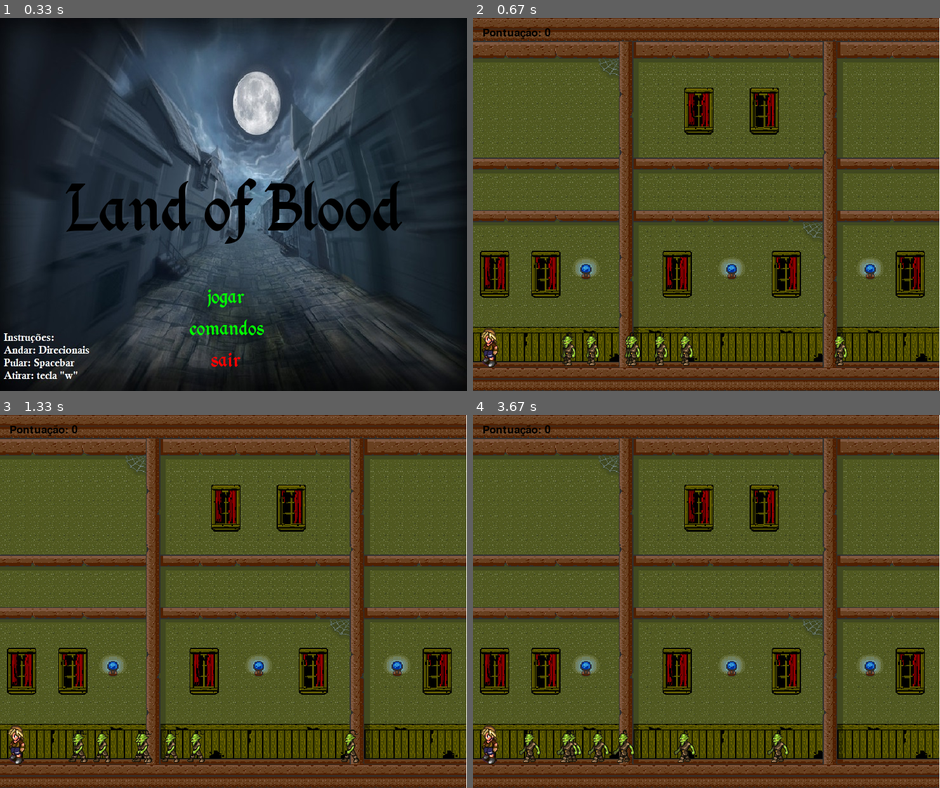
Above: before the commit, frames 1-4 (two rows, left to right).
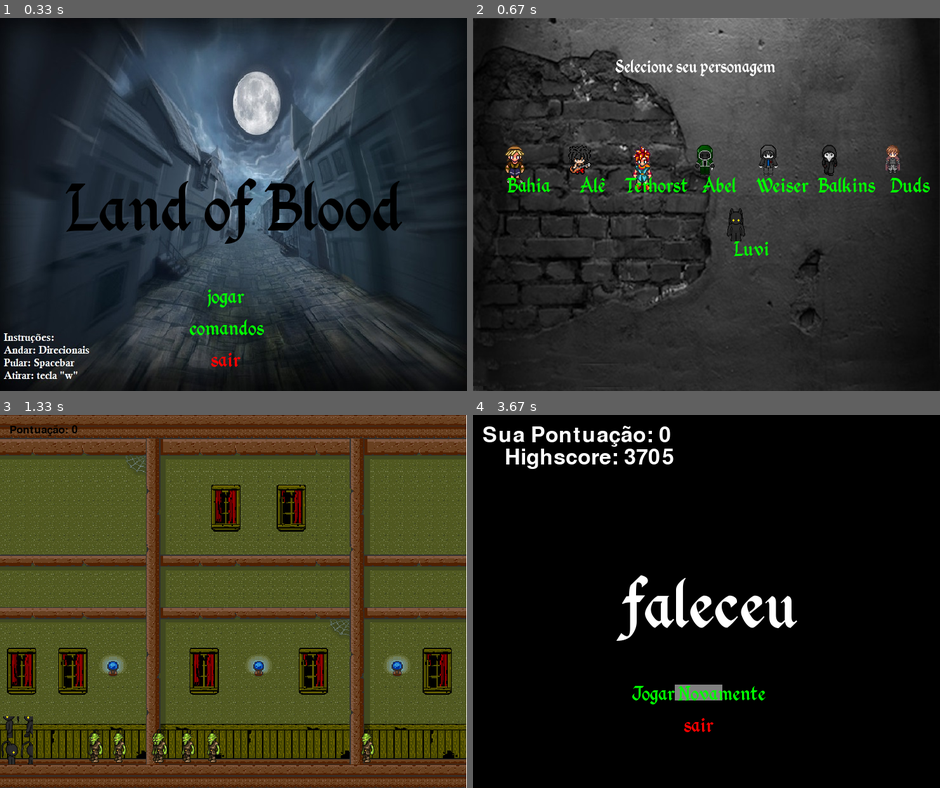
Above: after the commit, the same moments.

Repository: terhorstsouza/PYGAME---Gabriel---Thiago---Alexandre
Game: pygame game, started from jogo.py
Two runs of this game, one before a commit and one after it. Both use one fixed random seed, a clock stepped at 60 frames per second and the inputs below.
Inputs (mouse positions are in pixels of both pictures, inside the frame that each line leads up to):
- Up to frame 1 (0.33 s): no input
- Up to frame 2 (0.67 s): click "jogar" at 0.42 s
- Up to frame 3 (1.33 s): click (275, 646) at 0.77 s, where only the run after the commit has a clickable "Luvi"; click (224, 717) at 1.1 s, where only the run after the commit has a clickable "SIM!"
- Up to frame 4 (3.67 s): hold W 1.83-2.3 s; click "Jogar Novamente" at 3.5 s

Frame 1 is identical in both runs. In frame 2, 96% of the frame differs, in the area x 0-100%, y 0-100%; in frame 3, 2.3%; in frame 4, 96%.

Commit message:
Seleção de Personagens

Diff:
--- /dev/null
+++ b/jogador2 - Copy.png.txt
@@ -0,0 +1 @@
+jogador2 - Copy_01.png.png 4 4, jogador2 - Copy_02.png.png 45 2, jogador2 - Copy_03.png.png 88 4, jogador2 - Copy_04.png.png 129 2, jogador2 - Copy_05.png.png 6 59, jogador2 - Copy_06.png.png 46 59, jogador2 - Copy_07.png.png 89 59, jogador2 - Copy_08.png.png 132 59, jogador2 - Copy_09.png.png 6 114, jogador2 - Copy_10.png.png 47 114, jogador2 - Copy_11.png.png 89 114, jogador2 - Copy_12.png.png 132 114, jogador2 - Copy_13.png.png 3 169, jogador2 - Copy_14.png.png 44 167, jogador2 - Copy_15.png.png 86 169, jogador2 - Copy_16.png.png 128 167.
--- /dev/null
+++ b/jogador3.png.txt
@@ -0,0 +1 @@
+jogador3_01.png.png 7 1, jogador3_02.png.png 55 3, jogador3_03.png.png 103 1, jogador3_04.png.png 153 3, jogador3_05.png.png 9 75, jogador3_06.png.png 51 79, jogador3_07.png.png 105 75, jogador3_08.png.png 145 79, jogador3_09.png.png 9 147, jogador3_10.png.png 49 151, jogador3_11.png.png 105 147, jogador3_12.png.png 145 151, jogador3_13.png.png 7 219, jogador3_14.png.png 53 217, jogador3_15.png.png 103 219.
--- a/jogo.py
+++ b/jogo.py
@@ -32,6 +32,7 @@
 
 dano_mob = 10
 
+tela_HUB = pygame.image.load('tela_Hub.png')
 
 pygame.mixer.music.play(-1)
 
@@ -52,6 +53,15 @@
 branco = (255,255,255)
 
 tela_menu = pygame.image.load('menu_BG_2.jpg')
+
+jogador1 = pygame.image.load('jogador1.png')
+jogador2 = pygame.image.load('jogador2.png')
+jogador3 = pygame.image.load('jogador3.png')
+jogador4 = pygame.image.load('jogador4.png')
+jogador5 = pygame.image.load('jogador5.png')
+jogador6 = pygame.image.load('jogador6.png')
+jogador7 = pygame.image.load('jogador7.png')
+jogador8 = pygame.image.load('jogador8.png')
 
 
 
@@ -75,9 +85,27 @@
 
     parado = True
 
-    def __init__(self, position):
+    def __init__(self, position,personagem):
         pygame.sprite.Sprite.__init__(self)
-        self.sheet = pygame.image.load('personagem.png')
+
+        self.personagem = personagem
+        if self.personagem == jogador1:
+            self.sheet = pygame.image.load('personagem.png')
+        elif self.personagem == jogador2:
+            self.sheet = pygame.image.load('personagem2.png')
+        elif self.personagem == jogador3:
+            self.sheet = pygame.image.load('personagem3.png')
+        elif self.personagem == jogador4:
+            self.sheet = pygame.image.load('personagem4.png')
+        elif self.personagem == jogador5:
+            self.sheet = pygame.image.load('personagem5.png')
+        elif self.personagem == jogador6:
+            self.sheet = pygame.image.load('personagem6.png')
+        elif self.personagem == jogador7:
+            self.sheet = pygame.image.load('personagem7.png')
+        elif self.personagem == jogador8:
+            self.sheet = pygame.image.load('personagem8.png')
+
         self.sheet.set_clip(pygame.Rect(0, 0, 52, 76))
         self.image = self.sheet.subsurface(self.sheet.get_clip())
         self.rect = self.image.get_rect()
@@ -177,7 +205,7 @@
                 if self.rect.y <= 475:
                     self.directiony = 'baixo'
 
-player = Neguinho((0, 475))
+
 
 class MOBs(pygame.sprite.Sprite):
         walkRight = [pygame.image.load('R1E.png'), pygame.image.load('R2E.png'),\
@@ -261,9 +289,6 @@
                 print(len(morte))
                 print('morreu')
 
-
-all_sprites = pygame.sprite.Group()
-all_sprites.add(player)
 mobs = pygame.sprite.Group()
 
 def texto(texto, fonte, cor):
@@ -365,7 +390,7 @@
         tela.blit(TextSurf, TextRect)
 
         if butao('jogar', 318,425,75,25,(0,255,0),(128,128,128)):
-            return 1
+            return 5
         if butao('sair', 318,525,75,25,(255,0,0),(128,128,128)):
             return -1
 
@@ -421,6 +446,99 @@
 
         pygame.display.update()
         relogio.tick(15)
+
+
+def Comeco():
+    while True:
+        for evento in pygame.event.get():
+            if evento.type == pygame.QUIT:
+                return -1
+
+
+        tela.fill(preto)
+        TextSurf, TextRect = texto('Vamos Começar?', texto_grande, branco)
+        TextRect.center = ((375), (75))
+        tela.blit(TextSurf, TextRect)
+
+        if butao('SIM!',300,450,100,50,(0,255,0),(128,128,128)):
+            return 1
+
+
+        pygame.display.update()
+        relogio.tick(15)
+
+
+def character():
+
+    global player
+
+    while True:
+        for evento in pygame.event.get():
+            if evento.type == pygame.QUIT:
+                return -1
+
+        tela.blit(tela_HUB,[0,0])
+        TextSurf, TextRect = texto('Selecione seu personagem', texto_pequeno, branco)
+        TextRect.center = ((350), (75))
+        tela.blit(TextSurf, TextRect)
+
+        tela.blit(jogador1, [50,200])
+        tela.blit(jogador2, [150,200])
+        tela.blit(jogador3, [250,200])
+        tela.blit(jogador4, [350,200])
+        tela.blit(jogador5, [450,200])
+        tela.blit(jogador6, [550,200])
+        tela.blit(jogador7, [650,200])
+        tela.blit(jogador8, [400,300])
+
+        if butao('Bahia',50,250,75,25,(0,255,0),(128,128,128)):
+            player = Neguinho((0,475),jogador1)
+            return 6
+
+
+        if butao('Alê',150,250,75,25,(0,255,0),(128,128,128)):
+            player = Neguinho((0,475),jogador2)
+            return 6
+
+
+        if butao('Terhorst',250,250,75,25,(0,255,0),(128,128,128)):
+            player = Neguinho((0,475),jogador3)
+            print('ma oe')
+            return 6
+
+
+        if butao('Abel',350,250,75,25,(0,255,0),(128,128,128)):
+            player = Neguinho((0,475),jogador4)
+            return 6
+
+
+        if butao('Weiser',450,250,75,25,(0,255,0),(128,128,128)):
+            player = Neguinho((0,475),jogador5)
+            return 6
+
+
+        if butao('Balkins',550,250,75,25,(0,255,0),(128,128,128)):
+            player = Neguinho((0,475),jogador6)
+            return 6
+
+
+        if butao('Duds',650,250,75,25,(0,255,0),(128,128,128)):
+            player = Neguinho((0,475),jogador7)
+            return 6
+
+
+        if butao('Luvi',400,350,75,25,(0,255,0),(128,128,128)):
+            player = Neguinho((0,475),jogador8)
+            return 6
+
+
+
+
+        pygame.display.update()
+        relogio.tick(15)
+
+    all_sprites = pygame.sprite.Group()
+    all_sprites.add(player)
 
 lista_x = []
 
@@ -450,8 +568,6 @@
 
 pontuacao = [0]
 def jogo():
-
-    player = Neguinho((0, 475))
 
     contador_imagem = 'comeco'
 
@@ -593,6 +709,12 @@
         elif estado == 4:
             estado = pause()
 
+        elif estado == 5:
+            estado = character()
+
+        elif estado == 6:
+            estado = Comeco()
+
 
 
 
@@ -606,6 +728,11 @@
 #https://www.google.com/search?client=firefox-b-ab&biw=1696&bih=829&tbm=isch&sa=1&ei=6PYHW_7OLcqUwgSNjZrwCA&q=backgroun …(259 unchanged characters)…
 #https://pythonprogramming.net/adding-score-pygame-video-game/
 #https://www.youtube.com/watch?v=vc1pJ8XdZa0
+#https://lagoon-sadnes.deviantart.com/art/Shadow-Alpha-RPG-Sprites-376877868
+#https://forum.chaos-project.com/index.php?topic=13563.0
+#https://forums.rpgmakerweb.com/index.php?threads/how-do-i-use-different-sprites-for-the-overworld-map.87375/
+#https://m.forocoches.com/foro/showthread.php?t=4837674&page=6
+#https://lagoon-sadnes.deviantart.com/art/Playable-character-Hope-RPG-sprite-sheet-562827997
+#https://lagoon-sadnes.deviantart.com/art/Anonymous-Sprites-RPG-Maker-XP-344225765
+#http://www.hbgames.org/forums/viewtopic.php?f=10&t=75960
 #
-#
-#
--- /dev/null
+++ b/personagem - Copy.png.txt
@@ -0,0 +1 @@
+personagem - Copy_01.png.png 10 12, personagem - Copy_02.png.png 62 14, personagem - Copy_03.png.png 114 12, personagem - Copy_04.png.png 166 14, personagem - Copy_05.png.png 12 90, personagem - Copy_06.png.png 60 92, personagem - Copy_07.png.png 116 90, personagem - Copy_08.png.png 162 92, personagem - Copy_09.png.png 12 166, personagem - Copy_10.png.png 54 168, personagem - Copy_11.png.png 116 166, personagem - Copy_12.png.png 158 168, personagem - Copy_13.png.png 10 242, personagem - Copy_14.png.png 64 244, personagem - Copy_15.png.png 114 242, personagem - Copy_16.png.png 164 244.
Binary file added: jogador1.png
Binary file added: jogador2.png
Binary file added: jogador3.png
Binary file added: jogador4.png
Binary file added: jogador5.png
Binary file added: jogador6.png
Binary file added: jogador7.png
Binary file added: jogador8.png
Binary file added: personagem2.png
Binary file added: personagem3.png
Binary file added: personagem5.png
Binary file added: personagem6.png
(and 5 more such lines)
